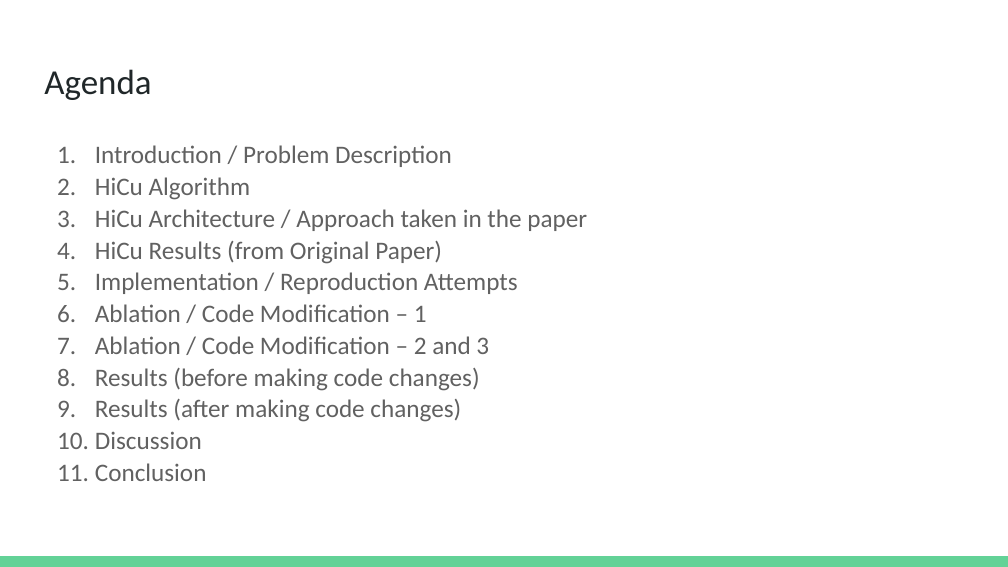
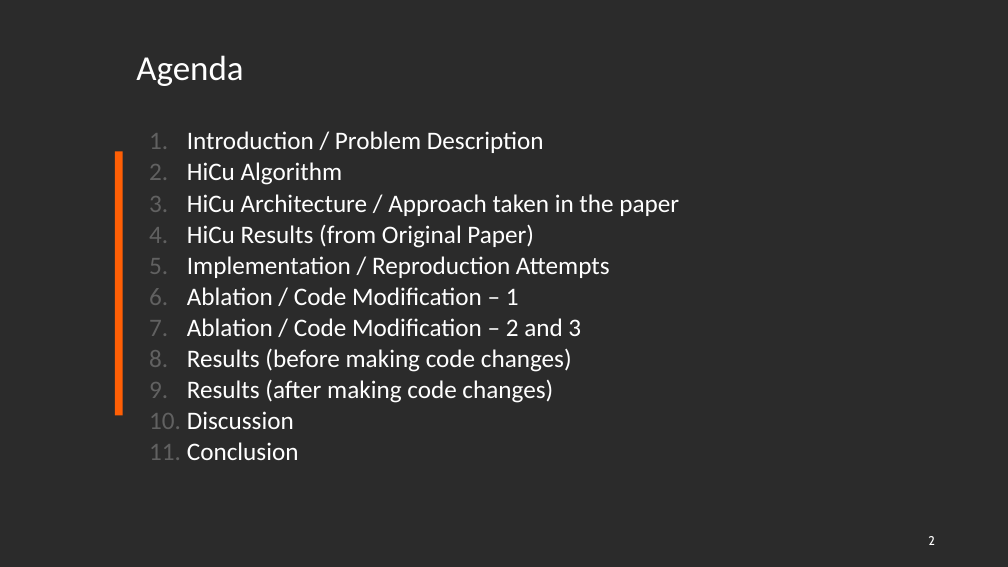
Before and after one commit to dbiswas0605/MCS-DS-CS598-DLH-HiCu, a slide deck: slide 2 of Presentation/CS598 DL4H Project Presentation.pptx. Drawn at 1008x567 pixels with LibreOffice and Linux fonts; fonts in the diff are those of the drawing; background and template pictures are left out; a plain dark background stands for a picture behind light text. Boxes give left, top, right and bottom in pixels: in the first picture for what was removed or moved away, otherwise in the second. Text is boxed around its words. In the diff, an @@ line names an element or a change of style, - is before the commit and + after.

```diff
--- a/Presentation/CS598 DL4H Project Presentation.pptx
+++ b/Presentation/CS598 DL4H Project Presentation.pptx
@@ background #FFFFFF to picture (left out) @@
@@ title "Agenda": place and size @@
-title "Agenda" at [44,69,151,100]
+title "Agenda" at [136,55,243,86]
@@ title "Agenda" at [136,55,243,86]: text colour #202729 to #FFFFFF @@
@@ text "Introduction / Problem Description": place and size @@
-text "Introduction / Problem Description" at [95,145,587,481]
+text "Introduction / Problem Description" at [187,131,679,460]
@@ text "Introduction / Problem Description" at [187,131,679,460]: text colour #616161 to #FFFFFF; line spacing 1.05 to 1.03 @@
@@ rectangle added at [115,151,123,415], fill #FF5F05 @@
@@ page number added at [928,536,935,545], 9 pt, text #FFFFFF @@
+2
@@ rectangle removed at [0,556,1008,567] @@
```
Also in this commit, not shown: 13 other slides changed, 1 slide added, 1 other file.
